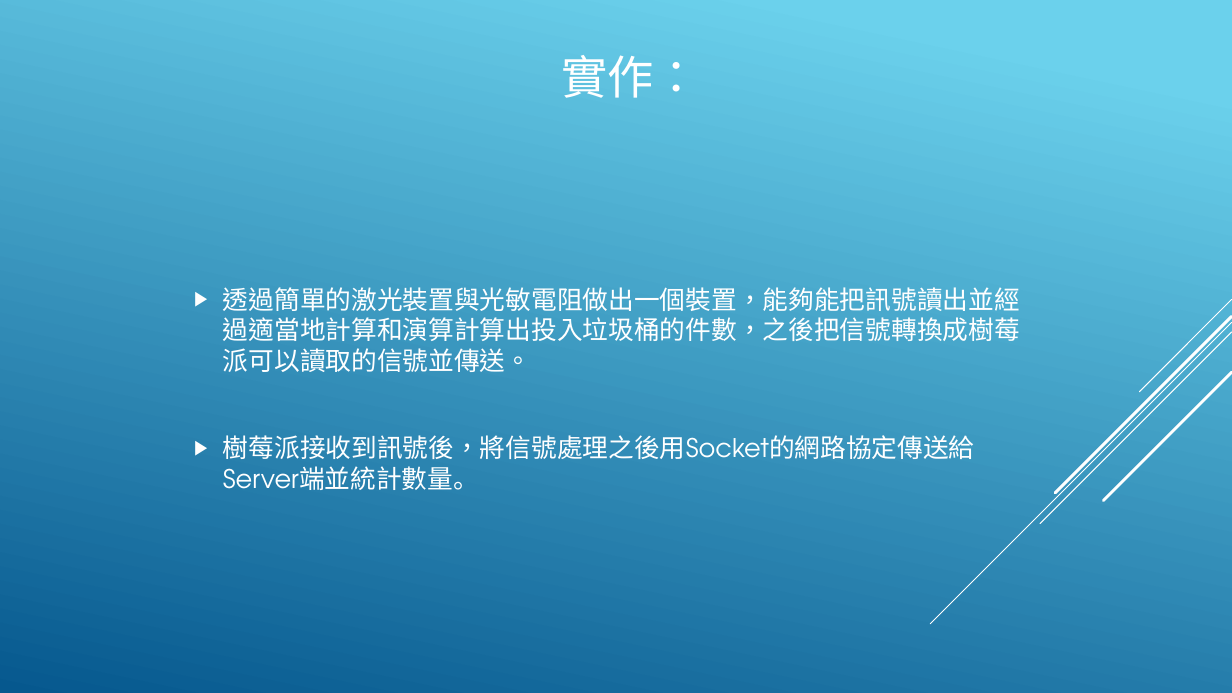
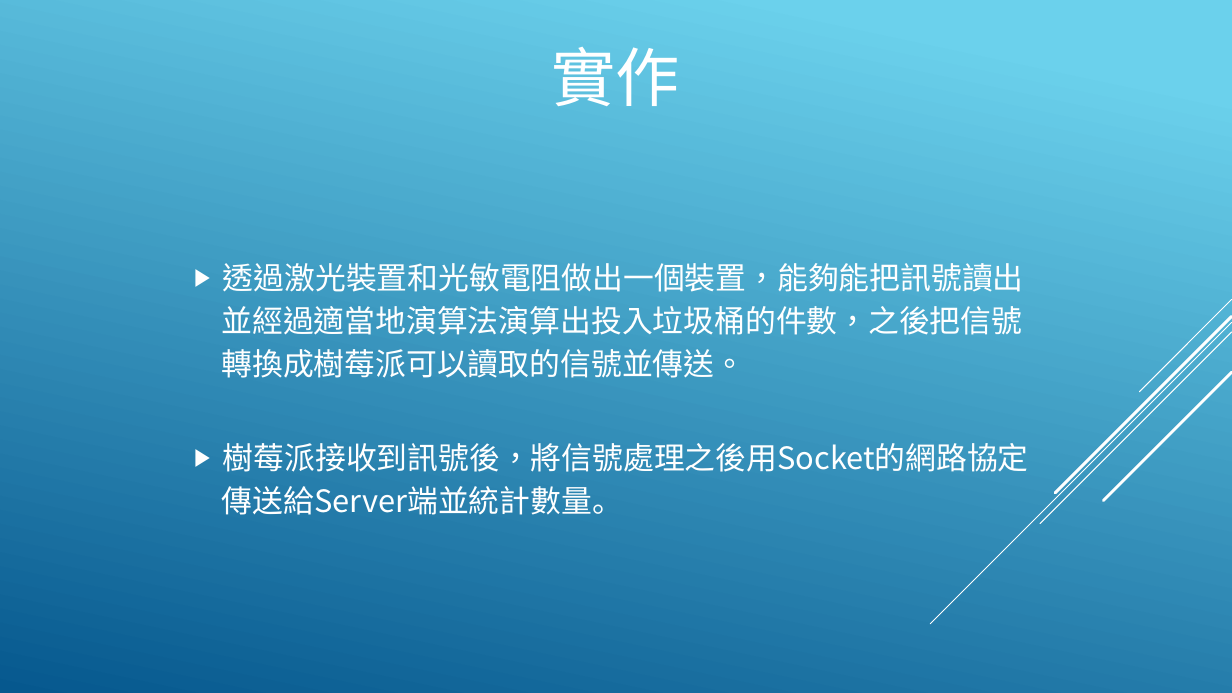
Before and after one commit to DennySORA/Environmental_Sustainability_Partition_Hackathon_2018, a slide deck: slide 5 of doc/永續發展 - 淨灘.pptx (slide 6 before the commit). Drawn at 1232x693 pixels with LibreOffice and Linux fonts; fonts in the diff are those of the drawing. Boxes give left, top, right and bottom in pixels: in the first picture for what was removed or moved away, otherwise in the second. Text is boxed around its words. In the diff, an @@ line names an element or a change of style, - is before the commit and + after.

Commit message:
201805051023PM

```diff
--- a/doc/永續發展 - 淨灘.pptx
+++ b/doc/永續發展 - 淨灘.pptx
@@ title at box(552, 47, 680, 106): text changed; size 36 to 50 pt @@
-實作：
+實作
@@ text at box(222, 263, 1029, 515): text changed; size 20 to 24 pt; font TeX Gyre Adventor to Noto Sans CJK SC @@
-▶ 透過簡單的激光裝置與光敏電阻做出一個裝置，能夠能把訊號讀出並經過適當地計算和演算計算出投入垃圾桶的件數，之後把信號轉換成樹莓派可以讀取的信號並傳送。
-▶ 樹莓派接收到訊號後，將信號處理之後用Socket的網路協定傳送給Server端並統計數量。
+▶ 透過激光裝置和光敏電阻做出一個裝置，能夠能把訊號讀出
+並經過適當地演算法演算出投入垃圾桶的件數，之後把信號
+轉換成樹莓派可以讀取的信號並傳送。
+▶ 樹莓派接收到訊號後，將信號處理之後用Socket的網路協定
+傳送給Server端並統計數量。
```
Also in this commit, not shown: 5 other slides changed, 1 slide removed.
